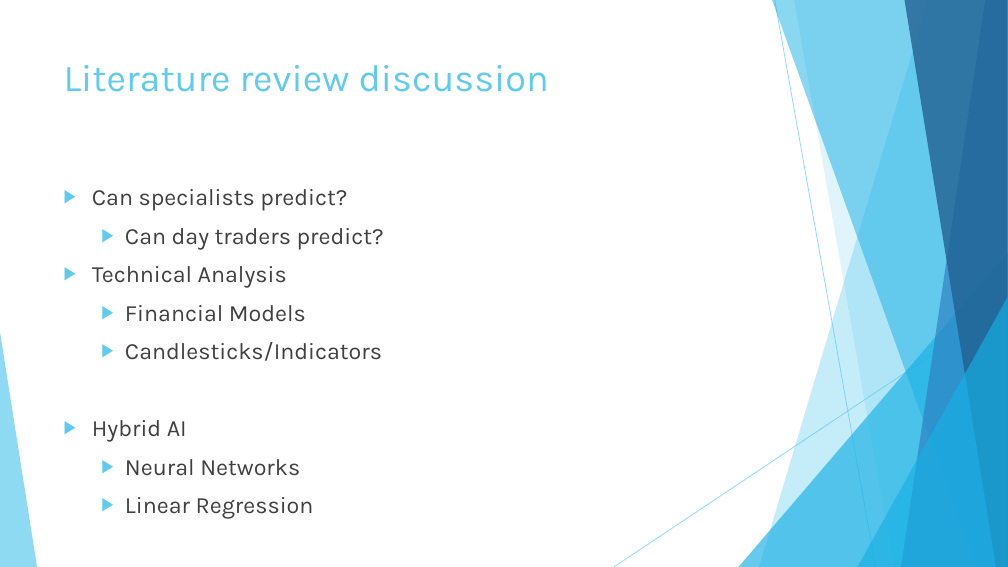
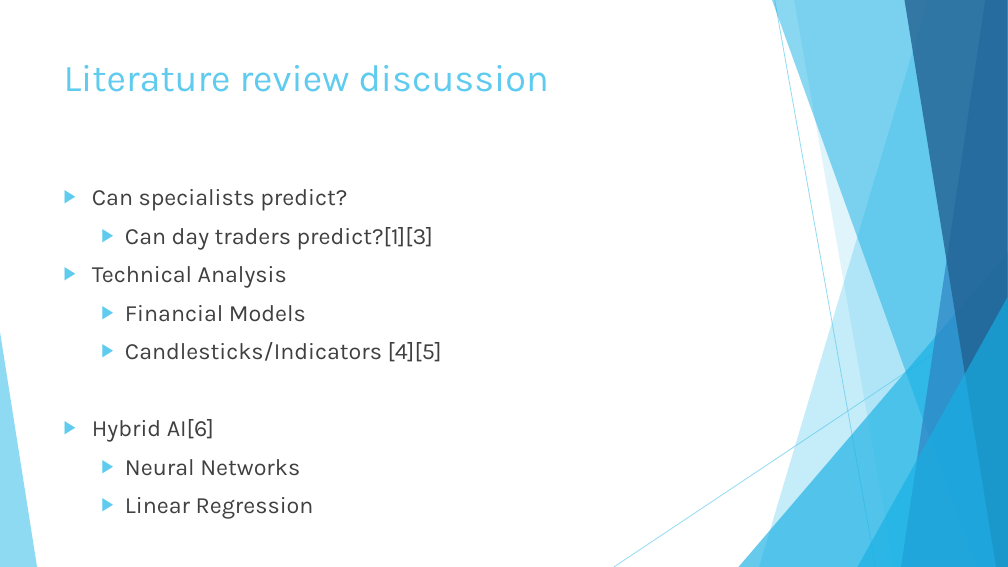
Before and after one commit to intisarhaque/fyp-ml-finance, a slide deck: slide 4 of Interim Presentation.pptx. Drawn at 1008x567 pixels with LibreOffice and Linux fonts; fonts in the diff are those of the drawing. Boxes give left, top, right and bottom in pixels: in the first picture for what was removed or moved away, otherwise in the second. Text is boxed around its words. In the diff, an @@ line names an element or a change of style, - is before the commit and + after.

```diff
--- a/Interim Presentation.pptx
+++ b/Interim Presentation.pptx
@@ text at (125,227,433,249): text changed @@
-  ▶ Can day traders predict?
+  ▶ Can day traders predict?[1][3]
@@ text at (92,342,442,442): text changed @@
-  ▶ Candlesticks/Indicators
-▶ Hybrid AI
+  ▶ Candlesticks/Indicators [4][5]
+▶ Hybrid AI[6]
```
Also in this commit, not shown: 3 other slides changed, 5 slides added.
